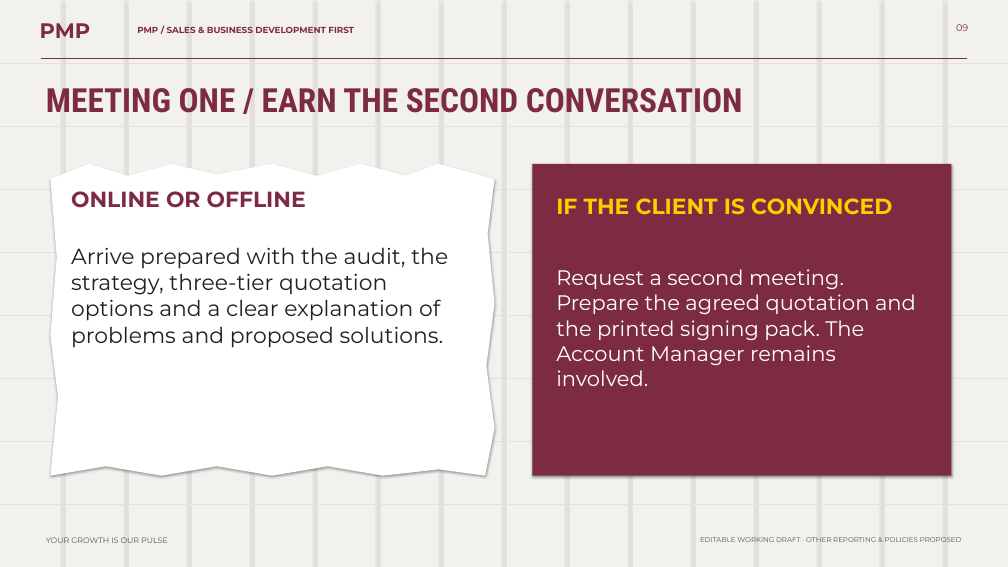
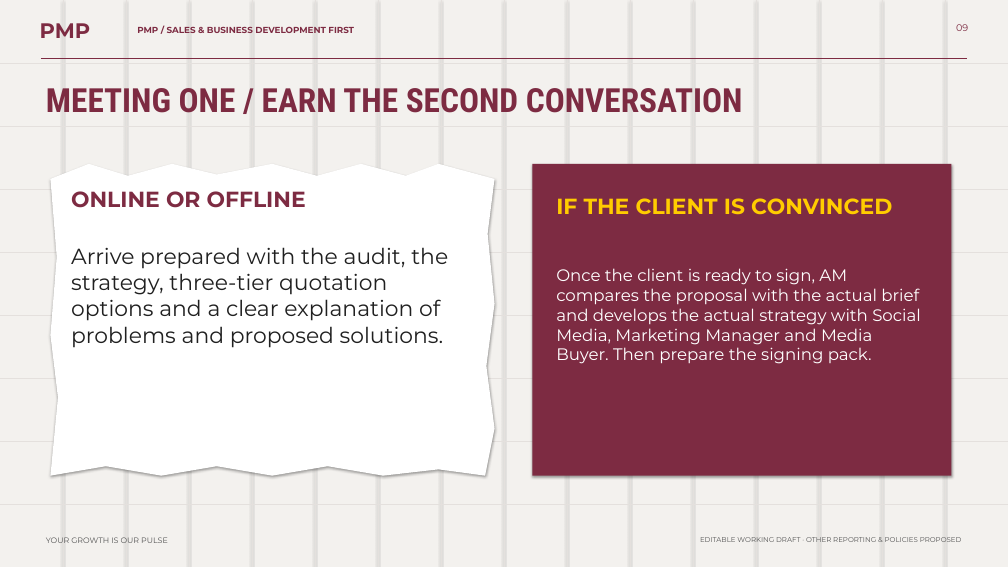
Before and after one commit to bassmasherif888-maker/PMP-Growth-Agency-, a slide deck: slide 9 of presentations/PMP-Growth-OS-Confirmed-Workflow-Editable.pptx. Drawn at 1008x567 pixels with LibreOffice and Linux fonts; fonts in the diff are those of the drawing. Boxes give left, top, right and bottom in pixels: in the first picture for what was removed or moved away, otherwise in the second. Text is boxed around its words. In the diff, an @@ line names an element or a change of style, - is before the commit and + after.

```diff
--- a/presentations/PMP-Growth-OS-Confirmed-Workflow-Editable.pptx
+++ b/presentations/PMP-Growth-OS-Confirmed-Workflow-Editable.pptx
@@ text at bbox=[556, 268, 921, 364]: text changed; size 24 to 19 pt @@
-Request a second meeting. Prepare the agreed quotation and the printed signing pack. The Account Manager remains involved.
+Once the client is ready to sign, AM compares the proposal with the actual brief and develops the actual strategy with Social Media, Marketing Manager and Media Buyer. Then prepare the signing pack.
```
Also in this commit, not shown: 48 other slides changed, 2 slides added, 10 other files.
